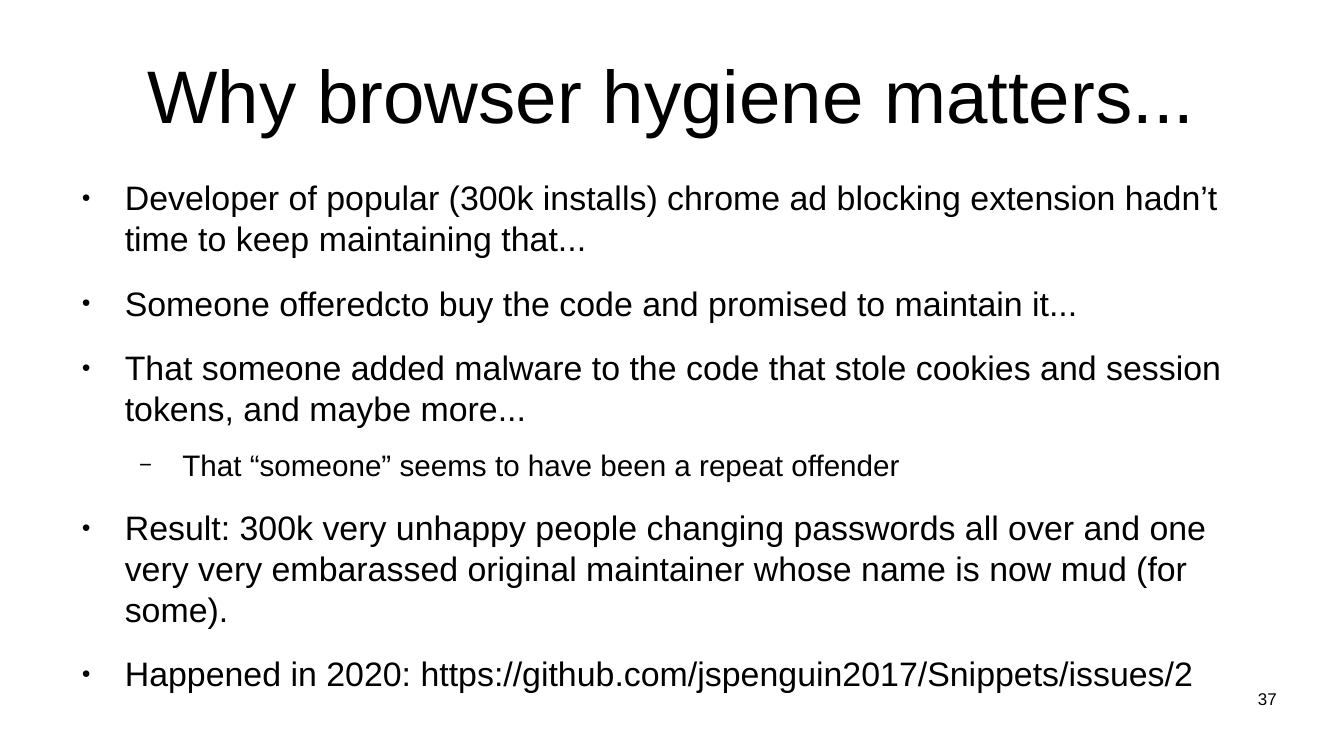
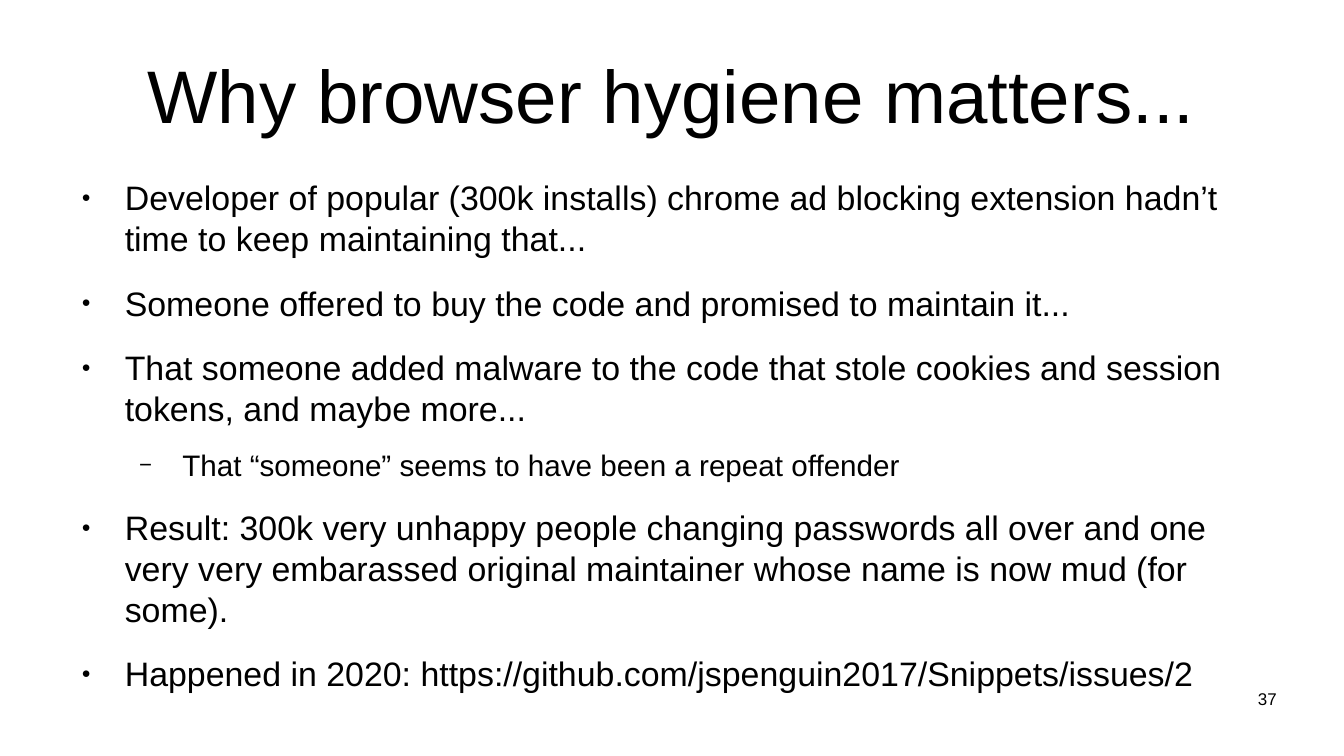
Before and after one commit to sftcd/witidtm, a slide deck: slide 37 of lectures/2022-2023/200-web.odp. Drawn at 1344x756 pixels with LibreOffice and Linux fonts; fonts in the diff are those of the drawing. Boxes give left, top, right and bottom in pixels: in the first picture for what was removed or moved away, otherwise in the second. Text is boxed around its words. In the diff, an @@ line names an element or a change of style, - is before the commit and + after.

```diff
--- a/lectures/2022-2023/200-web.odp
+++ b/lectures/2022-2023/200-web.odp
@@ text at box(125, 291, 1070, 322): text changed @@
-● Someone offeredcto buy the code and promised to maintain it...
+● Someone offered to buy the code and promised to maintain it...
```
Also in this commit, not shown: 1 other file.
